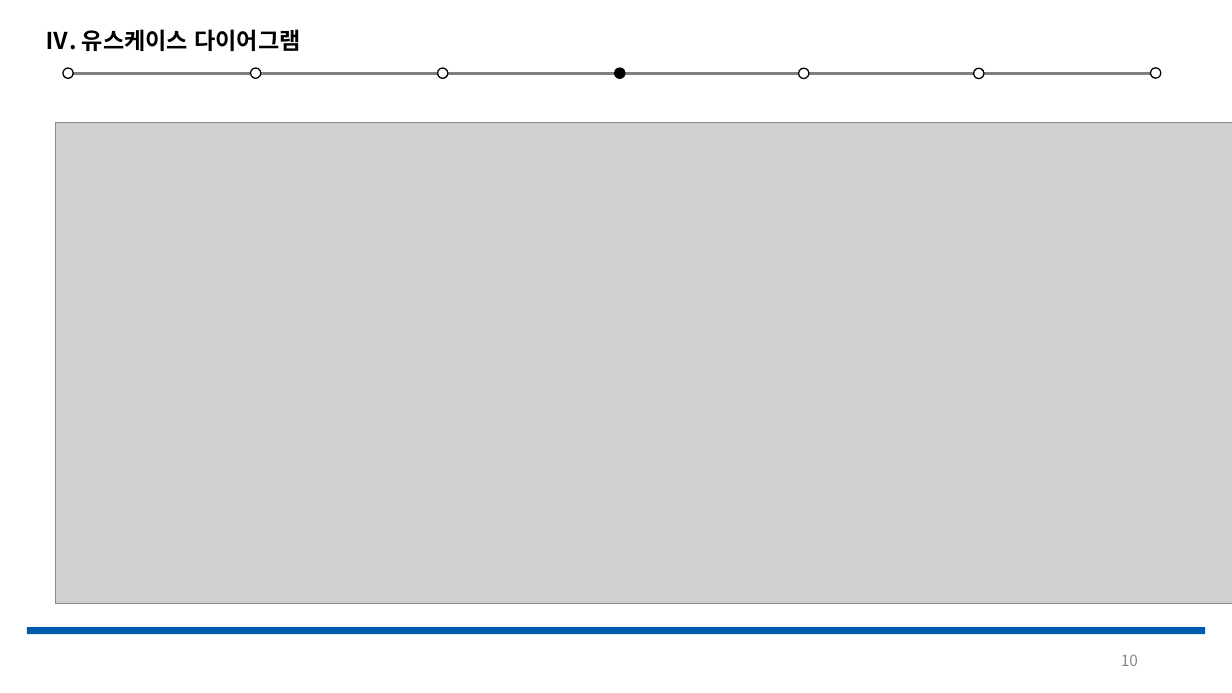
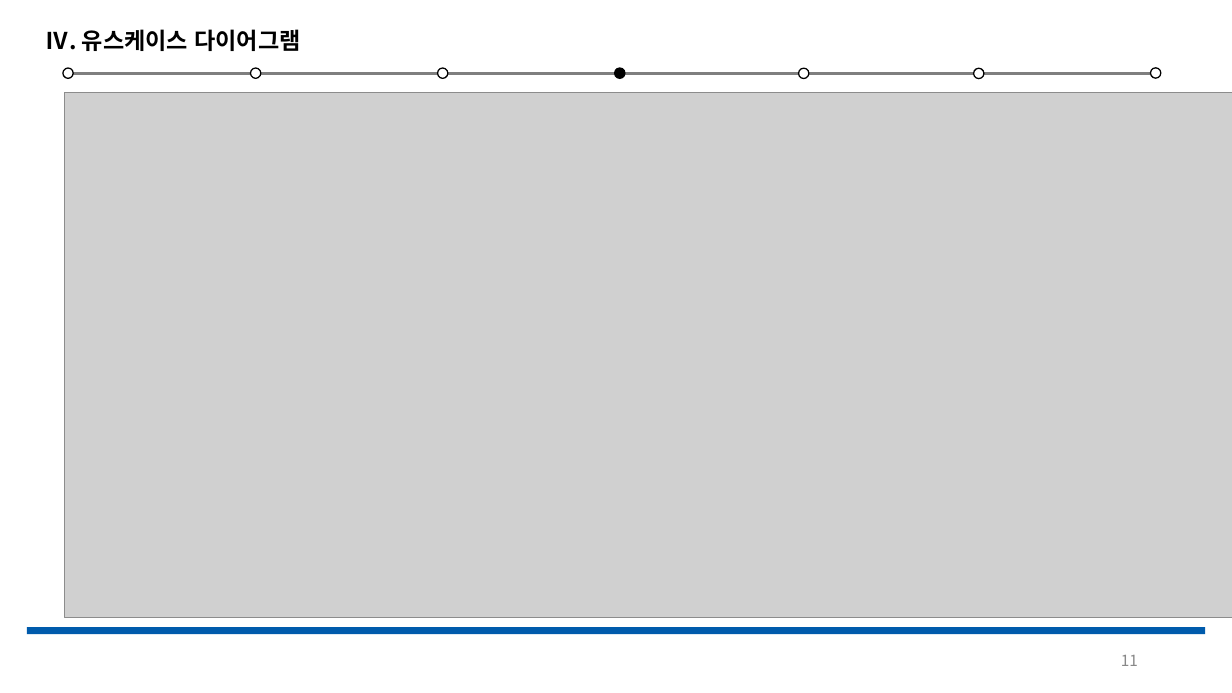
Before and after one commit to Jeeseob/SoftwareEngineering, a slide deck: slide 11 of 소공.pptx (slide 10 before the commit). Drawn at 1232x693 pixels with LibreOffice and Linux fonts; fonts in the diff are those of the drawing; grey boxes stand for pictures. Boxes give left, top, right and bottom in pixels: in the first picture for what was removed or moved away, otherwise in the second. Text is boxed around its words. In the diff, an @@ line names an element or a change of style, - is before the commit and + after.

```diff
--- a/소공.pptx
+++ b/소공.pptx
@@ picture: place and size @@
-picture at <box>55,122,1232,604</box>
+picture at <box>65,92,1232,617</box>
@@ page number at <box>1121,655,1138,666</box>: text changed @@
-10
+11
```
Also in this commit, not shown: 4 other slides changed, 1 slide added.
